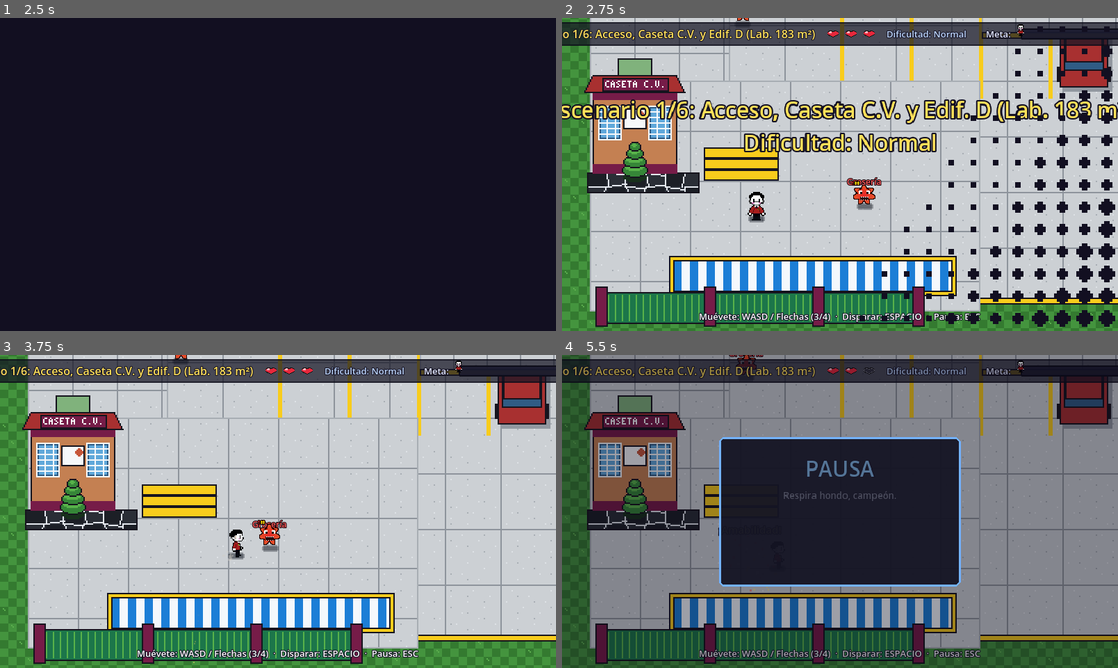
Above: before the commit, frames 1-4 (two rows, left to right).
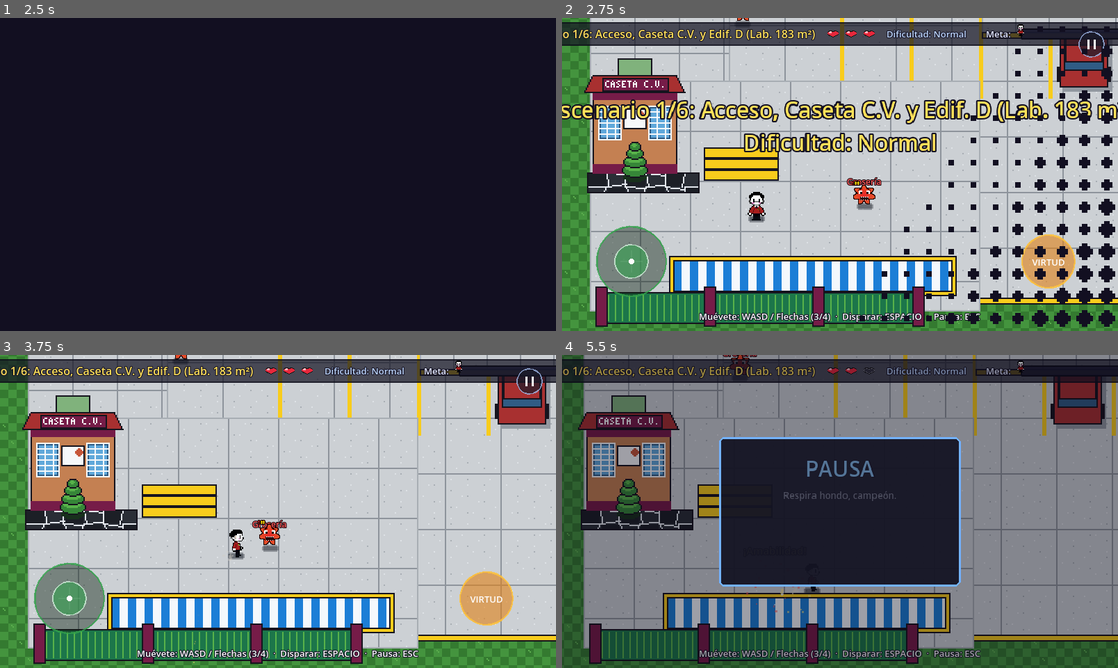
Above: after the commit, the same moments.

Repository: Kineyo/valores-cobaem22
Game: Godot game, scene res://scenes/menu.tscn
Two runs of this game, one before a commit and one after it. Both use one fixed random seed, a clock stepped at 60 frames per second and the inputs below. Sound files missing from this copy of the repository are replaced by a short silence.
Inputs (mouse positions are in pixels of both pictures, inside the frame that each line leads up to):
- Up to frame 1 (2.5 s): click "Normal" at 0.5 s; click "Normal" at 1.25 s; click "▶ JUGAR (Enter)" at 2 s
- Up to frame 2 (2.75 s): no input
- Up to frame 3 (3.75 s): tap Enter at 2.75 s; move the mouse to (400, 495) at 2.77 s; hold Right (move_right) 2.78-3.5 s; hold Space (attack) 2.78-3.5 s; click (400, 495) at 2.92 s; tap P at 3.05 s; click "Continuar (Esc)" at 3.5 s
- Up to frame 4 (5.5 s): drag from (728, 527) to (812, 574) at 4.27 s; move the mouse to (895, 442) at 5.02 s; hold Right (move_right) from 5.03 s (still down); hold Space (attack) from 5.03 s (still down); click (895, 442) at 5.17 s; tap P at 5.3 s

Frame 1 is identical in both runs. In frame 2, 3.5% of the frame differs, in the area x 6-98%, y 4-90%; in frame 3, 3.7%; in frame 4, 13%, in the area x 0-100%, y 0-99%.

Commit message:
feat(mobile): agregar joystick tactil y boton de virtud para version Android y herramienta de video Remotion

Diff:
--- a/project.godot
+++ b/project.godot
@@ -73,6 +73,11 @@
 ]
 }
 
+[input_devices]
+
+pointing/emulate_touch_from_mouse=true
+pointing/emulate_mouse_from_touch=true
+
 [physics]
 
 common/physics_interpolation=true
--- a/scenes/hud.tscn
+++ b/scenes/hud.tscn
@@ -6,6 +6,7 @@
 [ext_resource type="Texture2D" path="res://assets/sprites/player_idle.png" id="4_player"]
 [ext_resource type="Texture2D" path="res://assets/sprites/meta.png" id="5_meta"]
 [ext_resource type="AudioStream" path="res://assets/audio/ataque.wav" id="6_sfx_ui"]
+[ext_resource type="PackedScene" path="res://scenes/mobile_controls.tscn" id="7_mobile"]
 
 [sub_resource type="StyleBoxFlat" id="StyleBoxFlat_top"]
 content_margin_left = 10.0
@@ -419,3 +420,5 @@
 stream = ExtResource("6_sfx_ui")
 volume_db = -12.0
 pitch_scale = 1.4
+
+[node name="MobileControls" parent="." instance=ExtResource("7_mobile")]
--- /dev/null
+++ b/scenes/mobile_controls.tscn
@@ -0,0 +1,13 @@
+[gd_scene format=3]
+
+[ext_resource type="Script" path="res://scripts/mobile_controls.gd" id="1_script"]
+
+[node name="MobileControls" type="Control"]
+layout_mode = 3
+anchors_preset = 15
+anchor_right = 1.0
+anchor_bottom = 1.0
+grow_horizontal = 2
+grow_vertical = 2
+mouse_filter = 1
+script = ExtResource("1_script")
--- a/scripts/hud.gd
+++ b/scripts/hud.gd
@@ -32,6 +32,7 @@
 @onready var btn_menu_vic: Button = %BtnVictoryMenu
 @onready var sfx_game_over: AudioStreamPlayer = $SFXGameOver
 @onready var sfx_ui: AudioStreamPlayer = $SFXUi
+@onready var mobile_controls: MobileControls = get_node_or_null("MobileControls")
 
 var is_game_finished: bool = false
 var is_paused: bool = false
@@ -58,6 +59,9 @@
 
 	for btn in [btn_resume, btn_pause_menu, btn_retry, btn_menu_go, btn_play_again, btn_menu_vic]:
 		UiJuice.attach_button(btn, sfx_ui)
+
+	if mobile_controls:
+		mobile_controls.pause_requested.connect(func(): set_paused(not is_paused))
 
 func _process(delta: float) -> void:
 	# La barra avanza con suavidad en vez de saltar
@@ -114,8 +118,12 @@
 	GameSettings.duck_music(paused)
 	if paused:
 		_show_panel(pause_panel, btn_resume)
+		if mobile_controls:
+			mobile_controls.visible = false
 	else:
 		_hide_panel(pause_panel)
+		if mobile_controls:
+			mobile_controls.visible = OS.has_feature("mobile") or OS.has_feature("android") or OS.has_feature("web_android") or OS.has_feature("web_ios") or DisplayServer.is_touchscreen_available()
 
 func set_difficulty_text(diff_name: String) -> void:
 	difficulty_label.text = "Dificultad: %s" % diff_name
@@ -132,6 +140,8 @@
 	for panel in [pause_panel, game_over_panel, victory_panel]:
 		panel.visible = false
 	overlay.visible = false
+	if mobile_controls:
+		mobile_controls.visible = OS.has_feature("mobile") or OS.has_feature("android") or OS.has_feature("web_android") or OS.has_feature("web_ios") or DisplayServer.is_touchscreen_available()
 
 ## Reutiliza los nodos de corazones (antes se destruían y creaban en cada golpe)
 ## y anima los que cambian.
@@ -235,6 +245,8 @@
 	if is_game_finished:
 		return
 	is_game_finished = true
+	if mobile_controls:
+		mobile_controls.visible = false
 	if sfx_game_over:
 		sfx_game_over.play()
 	game_over_stats.text = "Antivalores vencidos: %d  ·  Progreso: %d %%" % [
@@ -246,6 +258,8 @@
 	if is_game_finished:
 		return
 	is_game_finished = true
+	if mobile_controls:
+		mobile_controls.visible = false
 	_target_progress = 100.0
 	_show_panel(victory_panel, btn_play_again)
 
--- /dev/null
+++ b/scripts/mobile_controls.gd
@@ -0,0 +1,184 @@
+extends Control
+class_name MobileControls
+
+## Controles táctiles virtuales optimizados para la versión móvil (Android / Web).
+## Proporciona un joystick virtual analógico en 8 direcciones, botón de Virtud y botón de Pausa.
+
+signal pause_requested
+
+@export var joystick_radius: float = 50.0
+@export var knob_radius: float = 24.0
+@export var button_radius: float = 38.0
+@export var deadzone: float = 0.15
+
+var _joystick_touch_id: int = -1
+var _button_touch_id: int = -1
+var _pause_touch_id: int = -1
+
+var _joystick_base: Vector2 = Vector2.ZERO
+var _joystick_pos: Vector2 = Vector2.ZERO
+var _button_pos: Vector2 = Vector2.ZERO
+var _pause_pos: Vector2 = Vector2.ZERO
+var _button_pressed: bool = false
+var _pause_pressed: bool = false
+
+func _ready() -> void:
+	# Activar automáticamente en dispositivos móviles o con pantalla táctil
+	var is_mobile := OS.has_feature("mobile") or OS.has_feature("android") or OS.has_feature("web_android") or OS.has_feature("web_ios") or DisplayServer.is_touchscreen_available()
+	visible = is_mobile
+	mouse_filter = MOUSE_FILTER_PASS
+	_update_positions()
+	get_viewport().size_changed.connect(_update_positions)
+
+func _update_positions() -> void:
+	var vp_size := get_viewport_rect().size
+	_joystick_base = Vector2(100.0, vp_size.y - 100.0)
+	_joystick_pos = _joystick_base
+	_button_pos = Vector2(vp_size.x - 100.0, vp_size.y - 100.0)
+	_pause_pos = Vector2(vp_size.x - 38.0, 38.0)
+	queue_redraw()
+
+func _input(event: InputEvent) -> void:
+	if not is_visible_in_tree():
+		return
+
+	if event is InputEventScreenTouch:
+		_handle_touch(event.index, event.pressed, event.position)
+	elif event is InputEventScreenDrag:
+		_handle_drag(event.index, event.position)
+	elif event is InputEventMouseButton:
+		_handle_touch(0, event.pressed, event.position)
+	elif event is InputEventMouseMotion and (event.button_mask & MOUSE_BUTTON_MASK_LEFT):
+		_handle_drag(0, event.position)
+
+func _handle_touch(touch_id: int, pressed: bool, pos: Vector2) -> void:
+	if pressed:
+		# Botón de Pausa (esquina superior derecha)
+		if pos.distance_to(_pause_pos) <= 30.0:
+			_pause_touch_id = touch_id
+			_pause_pressed = true
+			pause_requested.emit()
+			queue_redraw()
+			return
+
+		# Botón de Virtud / Disparo (esquina inferior derecha)
+		if pos.distance_to(_button_pos) <= button_radius * 1.5:
+			_button_touch_id = touch_id
+			_button_pressed = true
+			Input.action_press("attack")
+			queue_redraw()
+			return
+
+		# Joystick virtual (mitad izquierda de la pantalla)
+		var vp_width := get_viewport_rect().size.x
+		if pos.x < vp_width * 0.5 and _joystick_touch_id == -1:
+			_joystick_touch_id = touch_id
+			# Si el toque es cercano a la base predeterminada, mover knob; si no, reubicar base
+			if pos.distance_to(_joystick_base) <= joystick_radius * 2.2:
+				_update_joystick(pos)
+			else:
+				_joystick_base = pos
+				_update_joystick(pos)
+			queue_redraw()
+	else:
+		if touch_id == _joystick_touch_id:
+			_reset_joystick()
+		if touch_id == _button_touch_id:
+			_button_touch_id = -1
+			_button_pressed = false
+			Input.action_release("attack")
+			queue_redraw()
+		if touch_id == _pause_touch_id:
+			_pause_touch_id = -1
+			_pause_pressed = false
+			queue_redraw()
+
+func _handle_drag(touch_id: int, pos: Vector2) -> void:
+	if touch_id == _joystick_touch_id:
+		_update_joystick(pos)
+		queue_redraw()
+	elif touch_id == _button_touch_id:
+		var is_on_btn := pos.distance_to(_button_pos) <= button_radius * 1.6
+		if is_on_btn != _button_pressed:
+			_button_pressed = is_on_btn
+			if is_on_btn:
+				Input.action_press("attack")
+			else:
+				Input.action_release("attack")
+			queue_redraw()
+
+func _update_joystick(pos: Vector2) -> void:
+	var diff := pos - _joystick_base
+	var dist := diff.length()
+	if dist > joystick_radius:
+		diff = diff.normalized() * joystick_radius
+	_joystick_pos = _joystick_base + diff
+
+	var norm := diff / joystick_radius
+	_apply_input_axis("move_left", "move_right", norm.x)
+	_apply_input_axis("move_up", "move_down", norm.y)
+
+func _apply_input_axis(neg_action: String, pos_action: String, val: float) -> void:
+	if absf(val) < deadzone:
+		Input.action_release(neg_action)
+		Input.action_release(pos_action)
+	elif val < 0.0:
+		Input.action_press(neg_action, -val)
+		Input.action_release(pos_action)
+	else:
+		Input.action_press(pos_action, val)
+		Input.action_release(neg_action)
+
+func _reset_joystick() -> void:
+	_joystick_touch_id = -1
+	_joystick_pos = _joystick_base
+	Input.action_release("move_left")
+	Input.action_release("move_right")
+	Input.action_release("move_up")
+	Input.action_release("move_down")
+	queue_redraw()
+
+func _draw() -> void:
+	if not visible:
+		return
+
+	# 1. Base del Joystick (círculo exterior con reborde institucional)
+	var base_bg := Color(0.06, 0.14, 0.08, 0.45)
+	var base_border := Color(0.2, 0.65, 0.3, 0.78)
+	draw_circle(_joystick_base, joystick_radius, base_bg)
+	draw_arc(_joystick_base, joystick_radius, 0.0, TAU, 32, base_border, 2.5)
+
+	# Cruzeta guía sutil en la base
+	var guide_col := Color(1.0, 1.0, 1.0, 0.2)
+	draw_line(_joystick_base + Vector2(-16, 0), _joystick_base + Vector2(16, 0), guide_col, 2.0)
+	draw_line(_joystick_base + Vector2(0, -16), _joystick_base + Vector2(0, 16), guide_col, 2.0)
+
+	# 2. Knob central móvil
+	var knob_active := (_joystick_touch_id != -1)
+	var knob_bg := Color(0.18, 0.78, 0.35, 0.88) if knob_active else Color(0.22, 0.62, 0.32, 0.65)
+	var knob_border := Color(1.0, 1.0, 1.0, 0.95) if knob_active else Color(0.85, 0.95, 0.88, 0.75)
+	draw_circle(_joystick_pos, knob_radius, knob_bg)
+	draw_arc(_joystick_pos, knob_radius, 0.0, TAU, 24, knob_border, 2.0)
+	draw_circle(_joystick_pos, 4.0, Color.WHITE)
+
+	# 3. Botón de Ataque / Virtud
+	var btn_r := button_radius * (0.92 if _button_pressed else 1.0)
+	var btn_bg := Color(0.98, 0.62, 0.1, 0.9) if _button_pressed else Color(0.88, 0.5, 0.08, 0.6)
+	var btn_border := Color(1.0, 0.92, 0.6, 0.98) if _button_pressed else Color(1.0, 0.76, 0.22, 0.8)
+	draw_circle(_button_pos, btn_r, btn_bg)
+	draw_arc(_button_pos, btn_r, 0.0, TAU, 32, btn_border, 2.5)
+
+	# Texto institucional "VIRTUD"
+	var font := ThemeDB.fallback_font
+	var font_size := 13
+	var label_text := "VIRTUD"
+	var text_size := font.get_string_size(label_text, HORIZONTAL_ALIGNMENT_CENTER, -1, font_size)
+	draw_string(font, _button_pos + Vector2(-text_size.x * 0.5, text_size.y * 0.35), label_text, HORIZONTAL_ALIGNMENT_CENTER, -1, font_size, Color.WHITE)
+
+	# 4. Botón de Pausa (superior derecho)
+	var pause_bg := Color(0.1, 0.1, 0.16, 0.7) if not _pause_pressed else Color(0.28, 0.28, 0.42, 0.9)
+	draw_circle(_pause_pos, 18.0, pause_bg)
+	draw_arc(_pause_pos, 18.0, 0.0, TAU, 20, Color(0.65, 0.75, 0.95, 0.75), 1.5)
+	var bar_col := Color.WHITE
+	draw_rect(Rect2(_pause_pos.x - 6.0, _pause_pos.y - 7.0, 3.0, 14.0), bar_col)
+	draw_rect(Rect2(_pause_pos.x + 3.0, _pause_pos.y - 7.0, 3.0, 14.0), bar_col)
Not shown, changed: AGENTS.md
